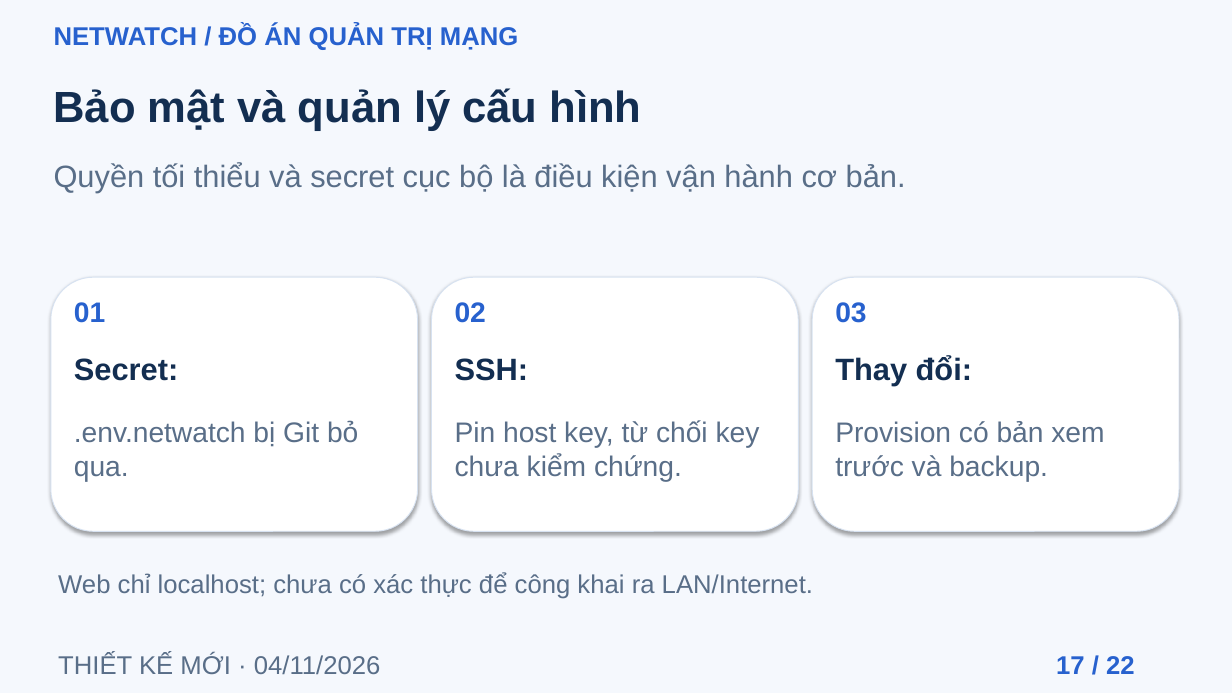
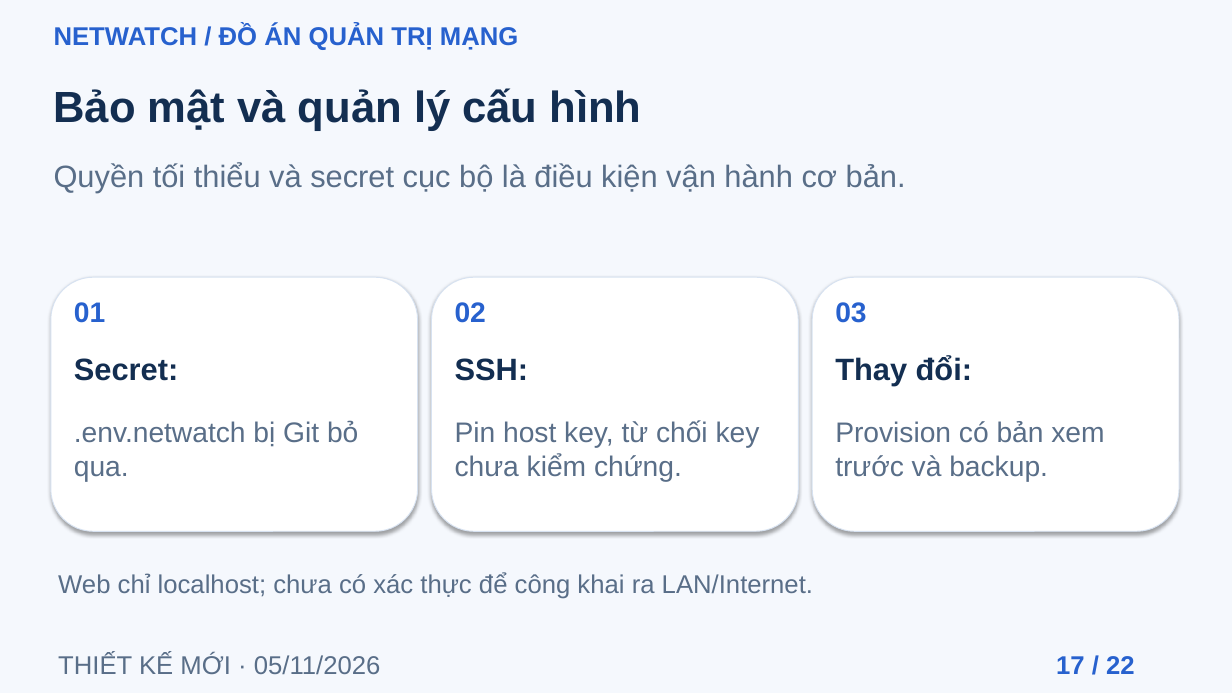
Before and after one commit to tunato2807-del/qtmnc, a slide deck: slide 17 of docs/presentation/NetWatch_22_slide.pptx. Drawn at 1232x693 pixels with LibreOffice and Linux fonts; fonts in the diff are those of the drawing. Boxes give left, top, right and bottom in pixels: in the first picture for what was removed or moved away, otherwise in the second. Text is boxed around its words. In the diff, an @@ line names an element or a change of style, - is before the commit and + after.

```diff
--- a/docs/presentation/NetWatch_22_slide.pptx
+++ b/docs/presentation/NetWatch_22_slide.pptx
@@ text at bbox=[58, 653, 381, 674]: text changed @@
-THIẾT KẾ MỚI · 04/11/2026
+THIẾT KẾ MỚI · 05/11/2026
```
Also in this commit, not shown: 21 other slides changed, 46 other files.
